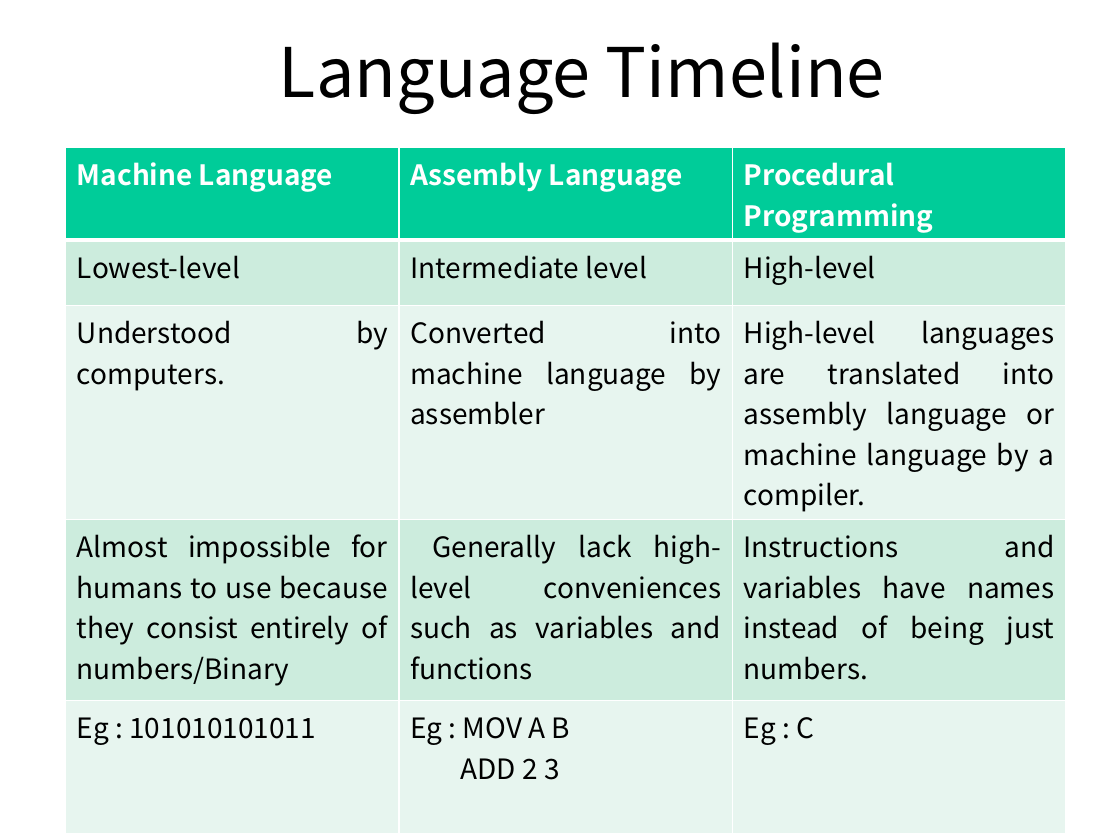
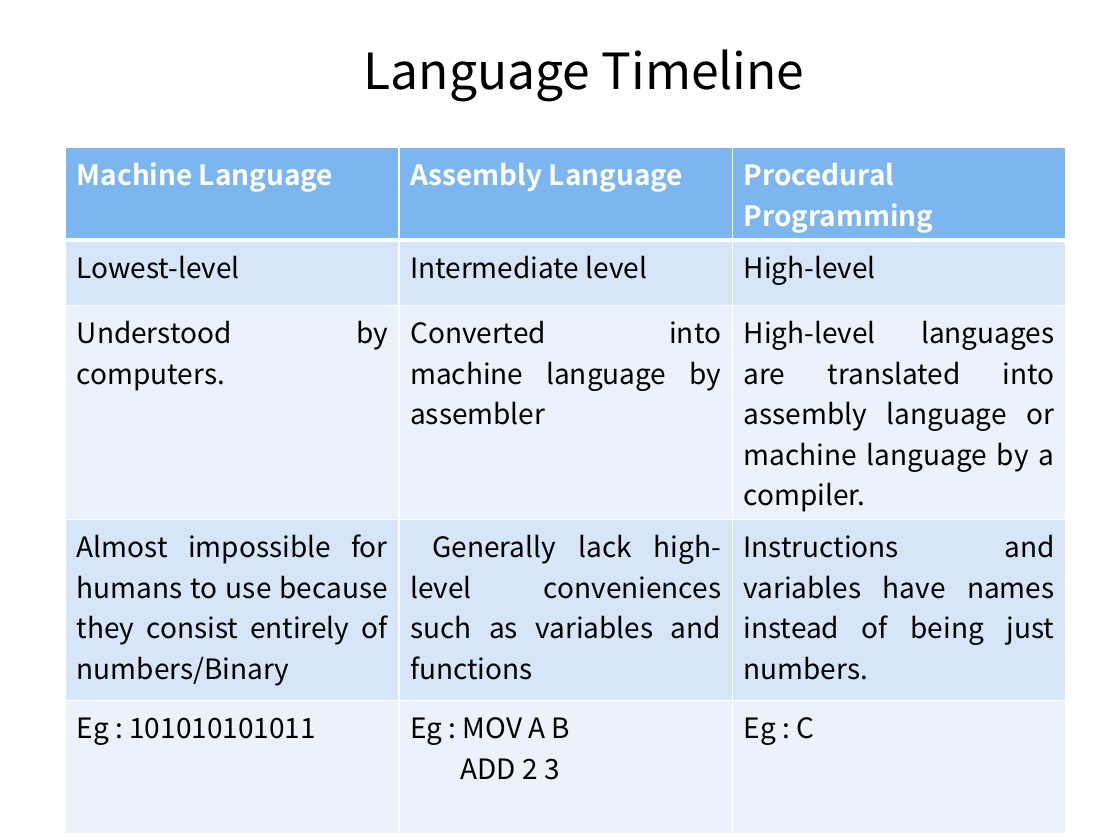
Before and after one commit to pankajfri/Training-Materials, a slide deck: slide 4 of Objected Oriented Programming Concepts Using C++ & Data Structures/Session-1.pptx. Drawn at 1120x840 pixels with LibreOffice and Linux fonts; fonts in the diff are those of the drawing; background and template pictures are left out. Boxes give left, top, right and bottom in pixels: in the first picture for what was removed or moved away, otherwise in the second. Text is boxed around its words. In the diff, an @@ line names an element or a change of style, - is before the commit and + after.

```diff
--- a/Objected Oriented Programming Concepts Using C++ & Data Structures/Session-1.pptx
+++ b/Objected Oriented Programming Concepts Using C++ & Data Structures/Session-1.pptx
@@ title "Language Timeline" at bbox=[364, 49, 805, 102]: size 44 to 32 pt @@
@@ table at bbox=[66, 148, 1067, 784] @@
@@ fill #00CC99 to #7DB6EF in row 1 @@
@@ fill #CCECDE to #D7E5F9 in 6 cells @@
@@ fill #E7F6EF to #ECF3FC in 6 cells @@
```
Also in this commit, not shown: 15 other slides changed, 14 slides added, 3 other files.
